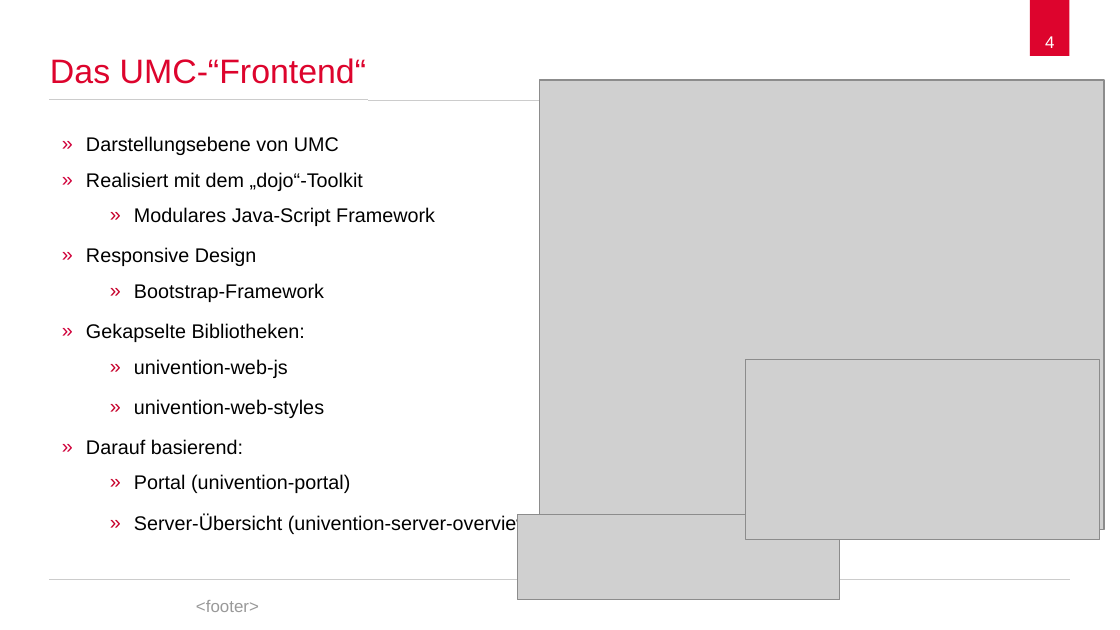
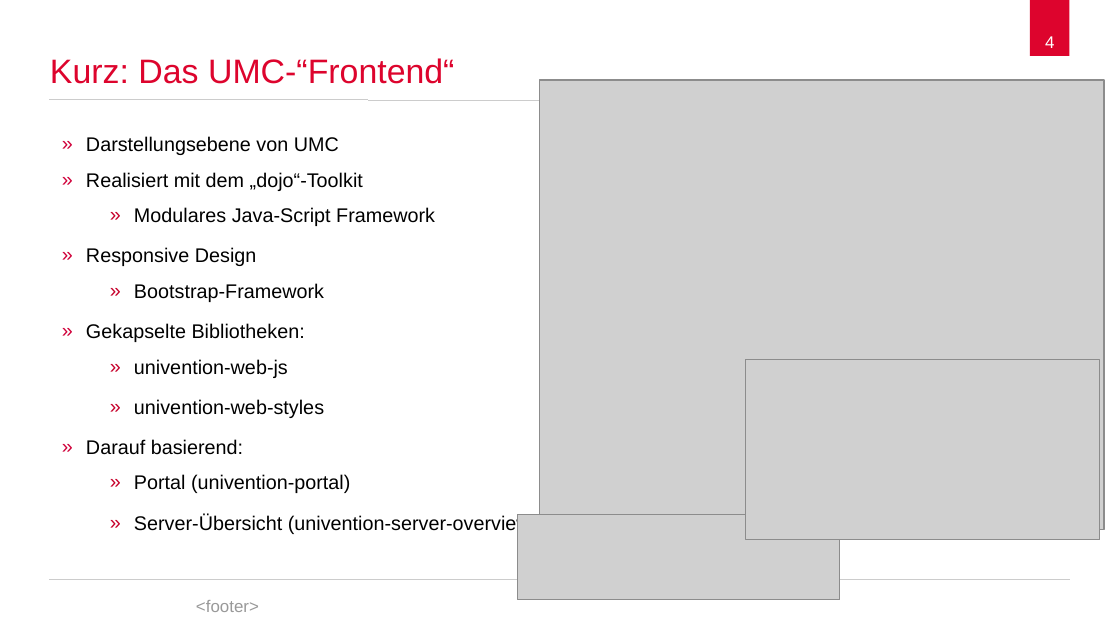
Before and after one commit to spaceone/presentations, a slide deck: slide 4 of univention-management-console/univention-management-console.odp. Drawn at 1120x630 pixels with LibreOffice and Linux fonts; fonts in the diff are those of the drawing; grey boxes stand for pictures; background and template pictures are left out. Boxes give left, top, right and bottom in pixels: in the first picture for what was removed or moved away, otherwise in the second. Text is boxed around its words. In the diff, an @@ line names an element or a change of style, - is before the commit and + after.

```diff
--- a/univention-management-console/univention-management-console.odp
+++ b/univention-management-console/univention-management-console.odp
@@ title at box(50, 58, 454, 84): text changed @@
-Das UMC-“Frontend“
+Kurz: Das UMC-“Frontend“
```
Also in this commit, not shown: 9 other slides changed, 2 slides added, 2 slides removed.
